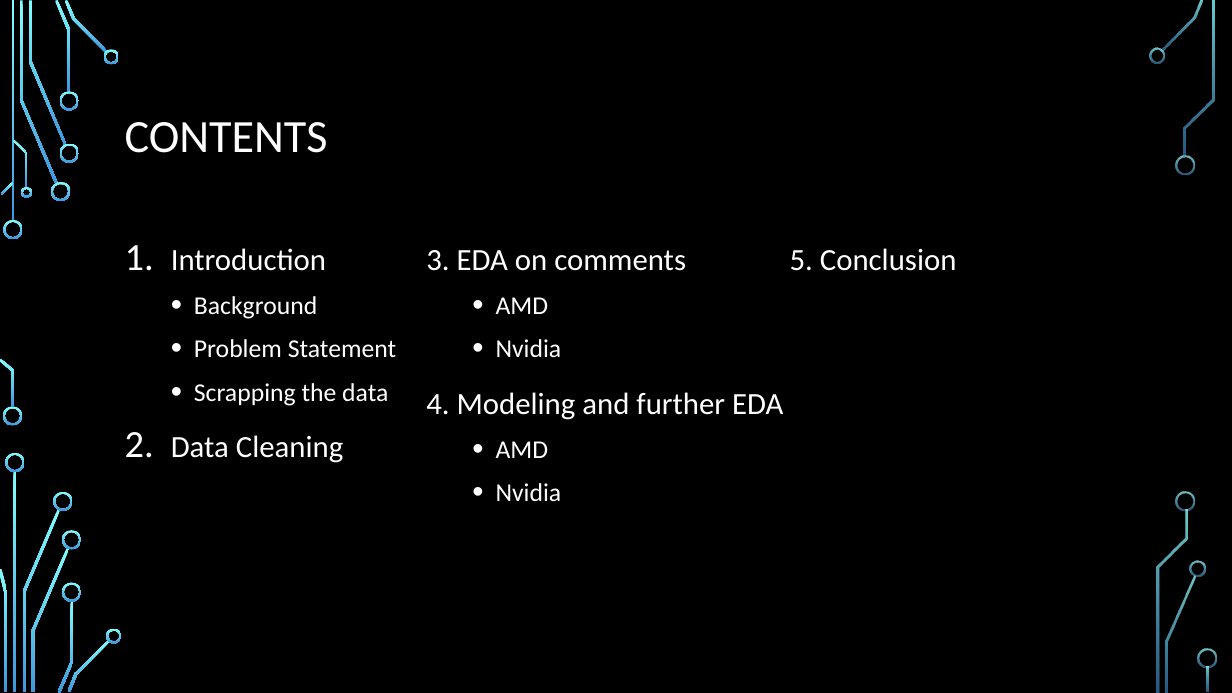
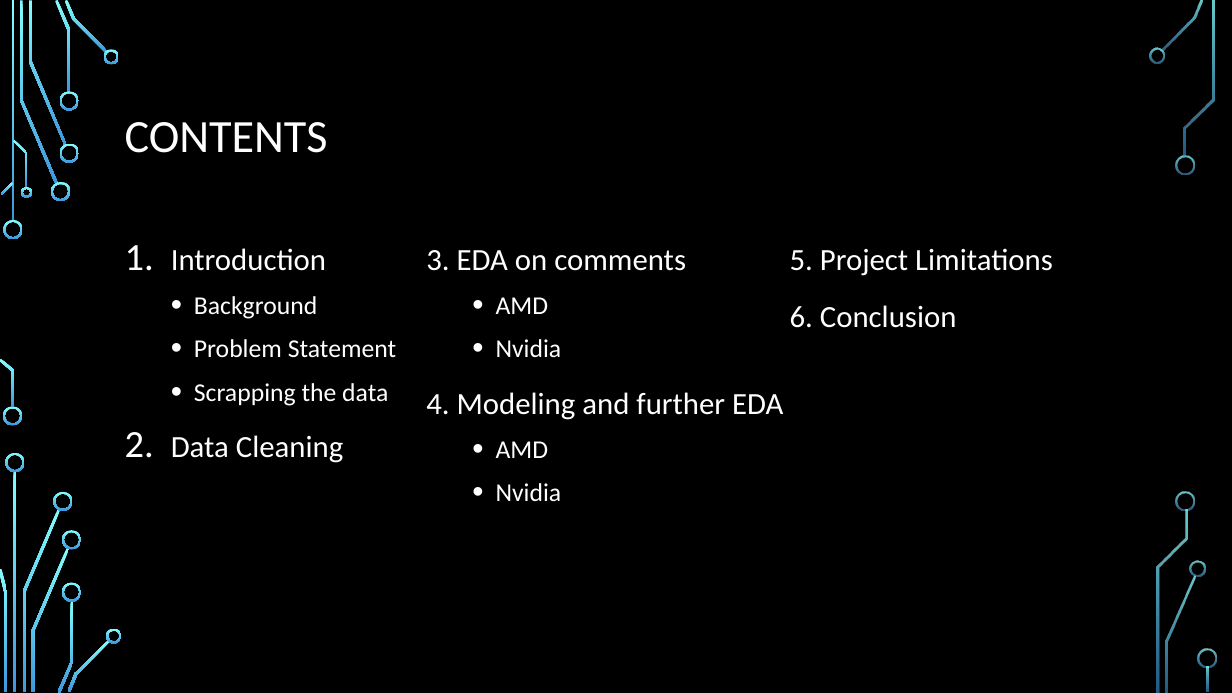
Before and after one commit to kumereshN/dsiprojects, a slide deck: slide 2 of capstone/ppt slides/Topic modeling on amd and Nvidia's gpu launch.pptx. Drawn at 1232x693 pixels with LibreOffice and Linux fonts; fonts in the diff are those of the drawing; background and template pictures are left out. Boxes give left, top, right and bottom in pixels: in the first picture for what was removed or moved away, otherwise in the second. Text is boxed around its words. In the diff, an @@ line names an element or a change of style, - is before the commit and + after.

```diff
--- a/capstone/ppt slides/Topic modeling on amd and Nvidia's gpu launch.pptx
+++ b/capstone/ppt slides/Topic modeling on amd and Nvidia's gpu launch.pptx
@@ text at (790,248,1053,328): text changed @@
-5. Conclusion
+5. Project Limitations
+6. Conclusion
```
Also in this commit, not shown: 1 other slide changed, 3 slides added, 1 other file.
